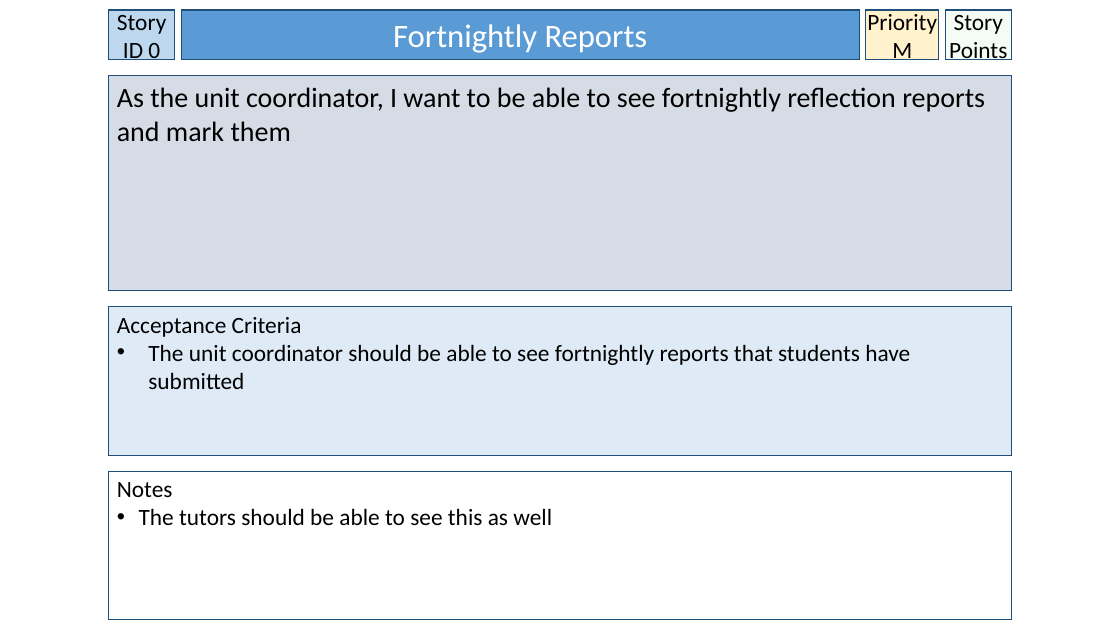
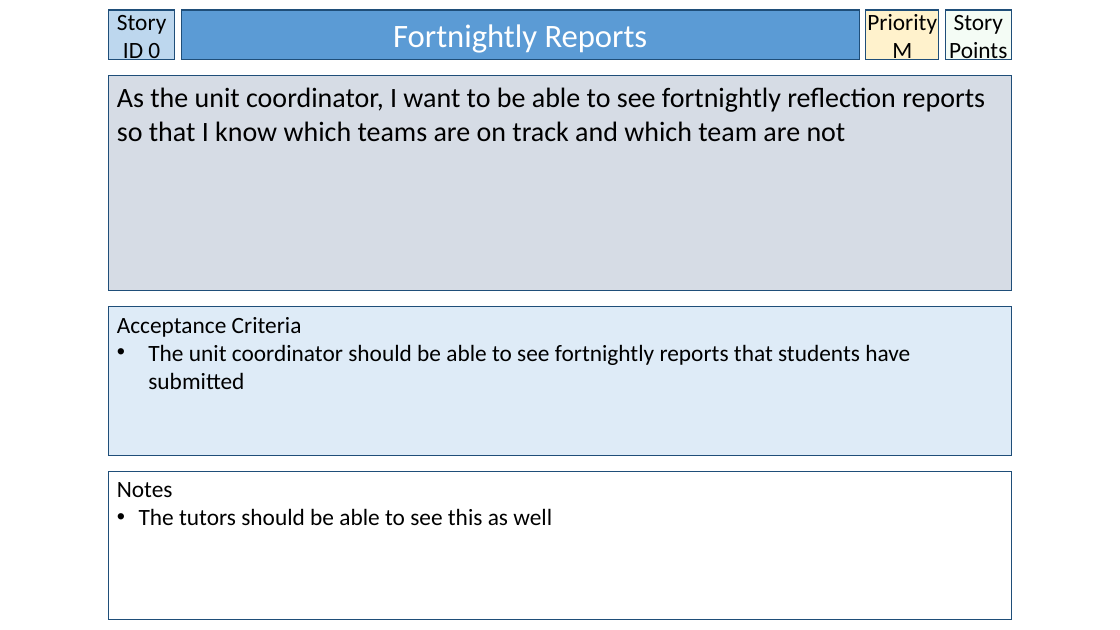
Before and after one commit to BrissyKim/group14, a slide deck: slide 11 of User_story/Yoon User Stories.pptx. Drawn at 1120x630 pixels with LibreOffice and Linux fonts; fonts in the diff are those of the drawing. Boxes give left, top, right and bottom in pixels: in the first picture for what was removed or moved away, otherwise in the second. Text is boxed around its words. In the diff, an @@ line names an element or a change of style, - is before the commit and + after.

```diff
--- a/User_story/Yoon User Stories.pptx
+++ b/User_story/Yoon User Stories.pptx
@@ text in rectangle at box(117, 87, 985, 142): text changed @@
-As the unit coordinator, I want to be able to see fortnightly reflection reports and mark them
+As the unit coordinator, I want to be able to see fortnightly reflection reports so that I know which teams are on track and which team are not
```
Also in this commit, not shown: 11 other slides changed, 2 slides added.
